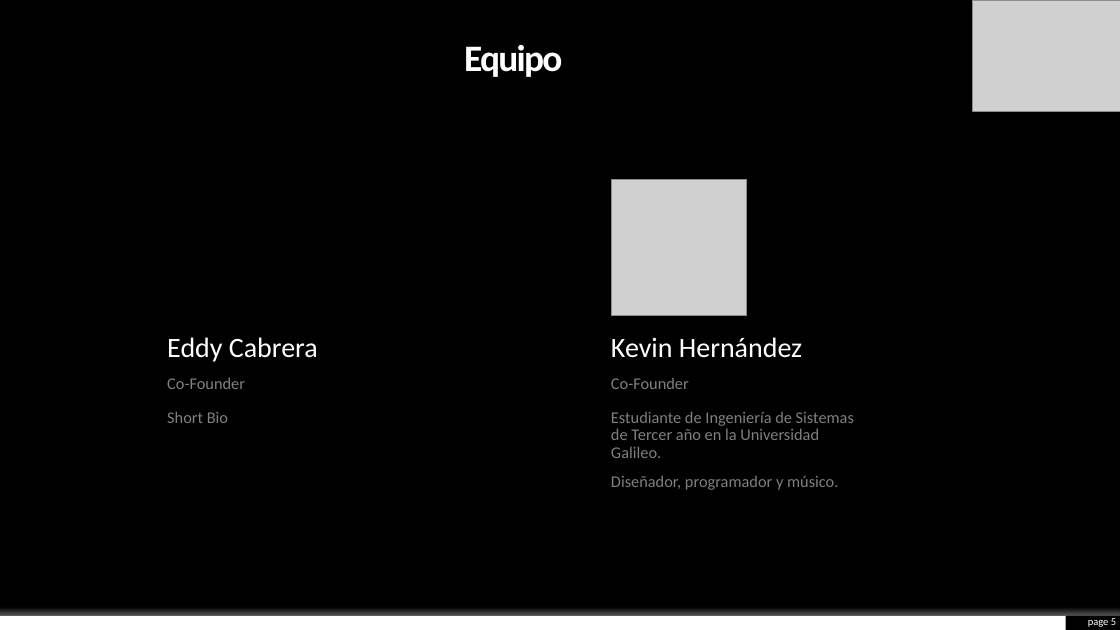
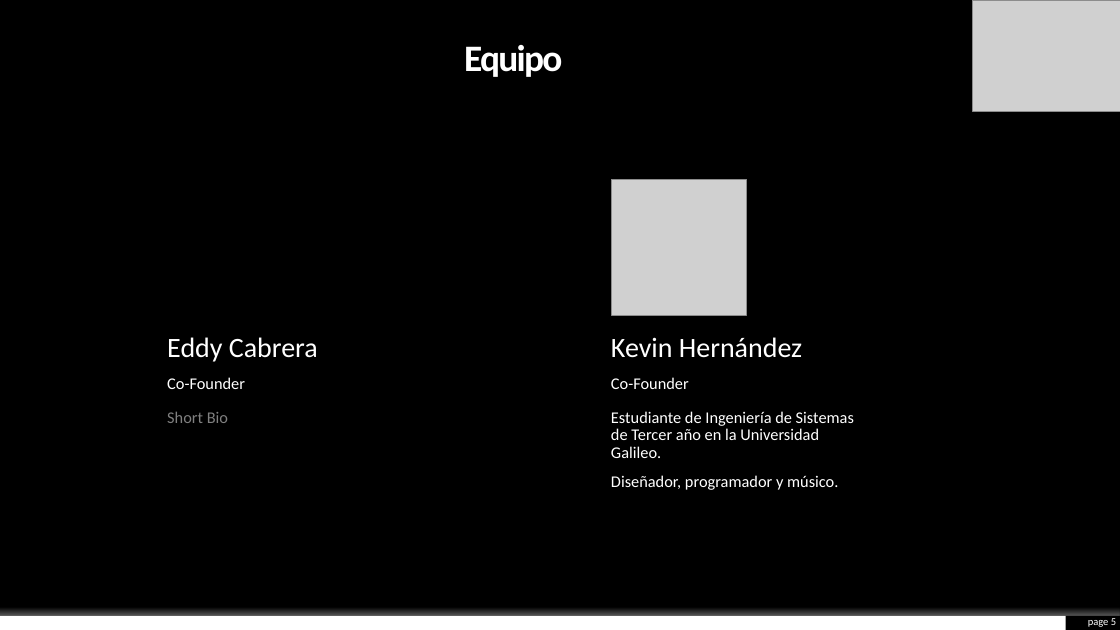
Before and after one commit to KevinHern/ingsoft, a slide deck: slide 5 of Docs/Presentacion_Final/final.pptx. Drawn at 1120x630 pixels with LibreOffice and Linux fonts; fonts in the diff are those of the drawing; grey boxes stand for pictures; background and template pictures are left out. Boxes give left, top, right and bottom in pixels: in the first picture for what was removed or moved away, otherwise in the second. Text is boxed around its words. In the diff, an @@ line names an element or a change of style, - is before the commit and + after.

Commit message:
Update

```diff
--- a/Docs/Presentacion_Final/final.pptx
+++ b/Docs/Presentacion_Final/final.pptx
@@ text colour #808080 to #FFFFFF in 3 elements at [167, 377, 245, 389], [611, 377, 689, 389], [611, 411, 854, 490] @@
```
Also in this commit, not shown: 1 slide added.
